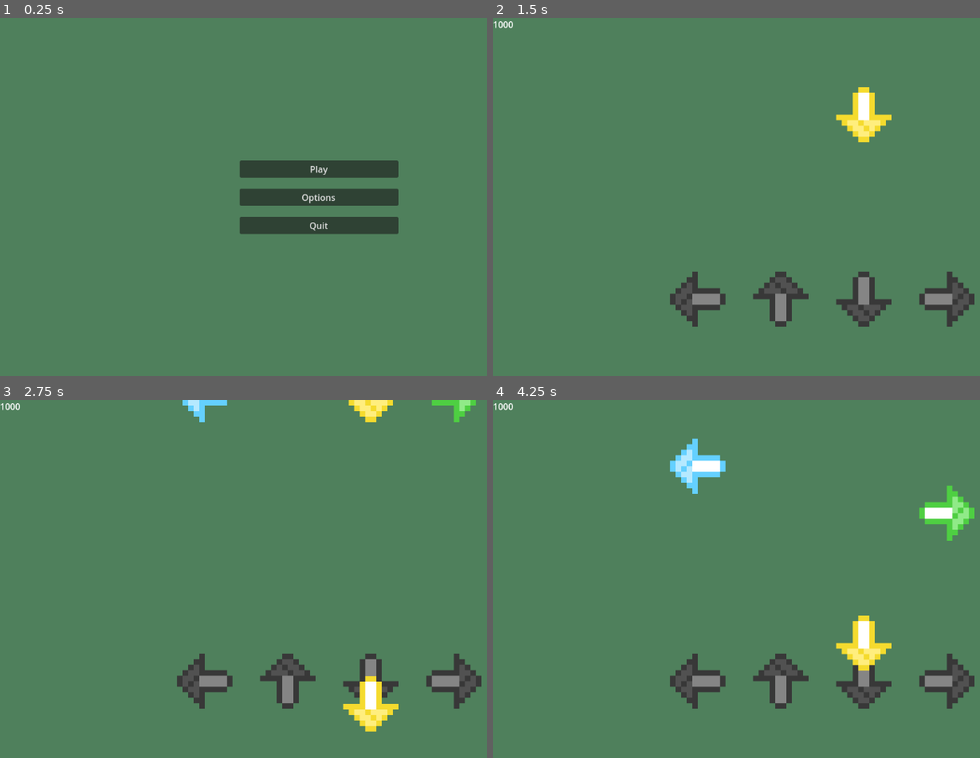
Above: before the commit, frames 1-4 (two rows, left to right).
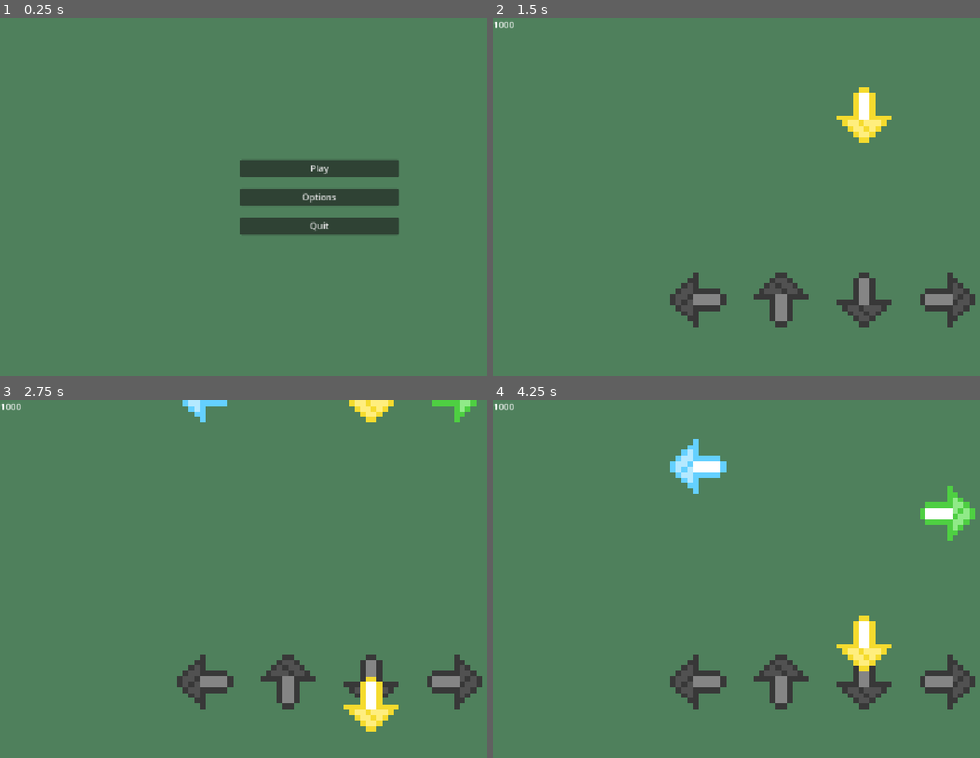
Above: after the commit, the same moments.

Repository: DIceEvYo/KamoGameKamo
Game: Godot game, scene res://scenes/menu.tscn
Two runs of this game, one before a commit and one after it. Both use one fixed random seed, a clock stepped at 60 frames per second and the inputs below.
Inputs:
- Up to frame 1 (0.25 s): no input
- Up to frame 2 (1.5 s): click "Play" at 0.5 s; hold Right (ui_right) from 1.28 s (still down)
- Up to frame 3 (2.75 s): keep holding Right (ui_right); tap Up (ui_up) at 1.52, 2.27 s
- Up to frame 4 (4.25 s): release Right (ui_right) at 2.78 s; hold Left (ui_left) 2.78-3.53 s; hold Right (ui_right) from 3.53 s (still down); tap Up (ui_up) at 3.77 s

The runs differ from the first frame. In frame 1, 0.4% of the frame differs, in the area x 49-82%, y 39-61%; in frame 2, 0.7%; in frame 3, 0.7%; in frame 4, 1.0%, in the area x 0-100%, y 0-87%.
Error in both runs: Invalid access to property or key 'pass_threshold' on a base object of type 'Nil'. (res://scripts/Sensor.gd:16)

Commit message:
かわいい少女が来た！！！
かも

Diff:
--- a/project.godot
+++ b/project.godot
@@ -15,15 +15,13 @@
 config/features=PackedStringArray("4.4", "GL Compatibility")
 config/icon="res://icon.svg"
 
-
 [autoload]
 
 Signals="*res://scripts/signals.gd"
 
-
 [display]
 
-window/stretch/mode="viewport"
+window/stretch/mode="canvas_items"
 
 [importer_defaults]
 
--- /dev/null
+++ b/scenes/少女かも.tscn
@@ -0,0 +1,77 @@
+[gd_scene load_steps=10 format=3 uid="uid://2cqjtteocral"]
+
+[ext_resource type="Texture2D" uid="uid://jli4pksw84rv" path="res://assets/イラスト/イラストファイル.png" id="1_4btf0"]
+[ext_resource type="Script" uid="uid://3kuqucp6fo86" path="res://scripts/少女かも.gd" id="1_kvpdk"]
+[ext_resource type="Texture2D" uid="uid://cq7gkx7qa5xea" path="res://assets/イラスト/idle-1/1.png" id="2_0thlb"]
+[ext_resource type="Texture2D" uid="uid://cx8mwi5ix4s5p" path="res://assets/イラスト/idle-1/2.png" id="3_vl4l5"]
+[ext_resource type="Script" uid="uid://n5xn3v5f5fq5" path="res://scripts/rocking.gd" id="3_xbthf"]
+[ext_resource type="Texture2D" uid="uid://cuv60jnp2k4po" path="res://assets/イラスト/idle-1/3.png" id="4_5i83s"]
+
+[sub_resource type="SpriteFrames" id="SpriteFrames_ginfj"]
+animations = [{
+"frames": [{
+"duration": 1.0,
+"texture": ExtResource("2_0thlb")
+}, {
+"duration": 1.0,
+"texture": ExtResource("3_vl4l5")
+}, {
+"duration": 1.0,
+"texture": ExtResource("4_5i83s")
+}],
+"loop": true,
+"name": &"idle-1",
+"speed": 8.0
+}]
+
+[sub_resource type="RectangleShape2D" id="RectangleShape2D_kvpdk"]
+size = Vector2(252, 271.5)
+
+[sub_resource type="RectangleShape2D" id="RectangleShape2D_xbthf"]
+size = Vector2(339, 44)
+
+[node name="Node2D" type="Node2D"]
+texture_filter = 1
+
+[node name="少女かも" type="CharacterBody2D" parent="."]
+texture_filter = 1
+position = Vector2(576, 324)
+script = ExtResource("1_kvpdk")
+metadata/_edit_group_ = true
+
+[node name="AnimatedSprite2D" type="AnimatedSprite2D" parent="少女かも"]
+texture_filter = 1
+scale = Vector2(0.2935, 0.2935)
+sprite_frames = SubResource("SpriteFrames_ginfj")
+animation = &"idle-1"
+autoplay = "idle-1"
+frame_progress = 0.0809276
+script = ExtResource("3_xbthf")
+
+[node name="Sprite2D" type="Sprite2D" parent="少女かも"]
+visible = false
+scale = Vector2(0.3, 0.3)
+texture = ExtResource("1_4btf0")
+
+[node name="RockTimer" type="Timer" parent="少女かも"]
+wait_time = 0.2
+autostart = true
+
+[node name="Timer" type="Timer" parent="少女かも"]
+wait_time = 0.2
+autostart = true
+
+[node name="CollisionShape2D" type="CollisionShape2D" parent="少女かも"]
+position = Vector2(15, 8)
+shape = SubResource("RectangleShape2D_kvpdk")
+
+[node name="StaticBody2D" type="StaticBody2D" parent="."]
+position = Vector2(576, 501)
+metadata/_edit_group_ = true
+
+[node name="CollisionShape2D" type="CollisionShape2D" parent="StaticBody2D"]
+position = Vector2(-0.5, -12)
+shape = SubResource("RectangleShape2D_xbthf")
+
+[connection signal="timeout" from="少女かも/RockTimer" to="少女かも/AnimatedSprite2D" method="_on_rock_timer_timeout"]
+[connection signal="timeout" from="少女かも/Timer" to="少女かも" method="_on_timer_timeout"]
--- /dev/null
+++ b/scripts/rocking.gd
@@ -0,0 +1,9 @@
+extends AnimatedSprite2D
+
+var rocking_direction = 1
+
+func _process(delta: float) -> void:
+	rotation_degrees += .3 * rocking_direction
+
+func _on_rock_timer_timeout() -> void:
+	rocking_direction *= -1
--- /dev/null
+++ b/scripts/少女かも.gd
@@ -0,0 +1,12 @@
+extends CharacterBody2D
+
+const GRAVITY = 2700
+const JUMP_FORCE = -400
+
+func _physics_process(delta):
+	velocity.y += GRAVITY * delta
+	move_and_slide()
+
+func _on_timer_timeout() -> void:
+	if is_on_floor():
+		velocity.y = JUMP_FORCE
Binary file added: assets/イラスト/idle-1/1.png
Not shown, added: assets/イラスト/idle-1/1.png.import
Binary file added: assets/イラスト/idle-1/2.png
Not shown, added: assets/イラスト/idle-1/2.png.import
Binary file added: assets/イラスト/idle-1/3.png
Not shown, added: assets/イラスト/idle-1/3.png.import
Binary file added: assets/イラスト/イラストファイル.png
Not shown, added: assets/イラスト/イラストファイル.png.import
Binary file added: assets/イラスト/イラストファイル/アニメ練習/Folder 2/Layer 44 10.bmp
Not shown, added: assets/イラスト/イラストファイル/アニメ練習/Folder 2/Layer 44 10.bmp.import
Binary file added: assets/イラスト/イラストファイル/アニメ練習/Folder 2/Layer 44 2.bmp
Not shown, added: assets/イラスト/イラストファイル/アニメ練習/Folder 2/Layer 44 2.bmp.import
(and 15 more such lines)
